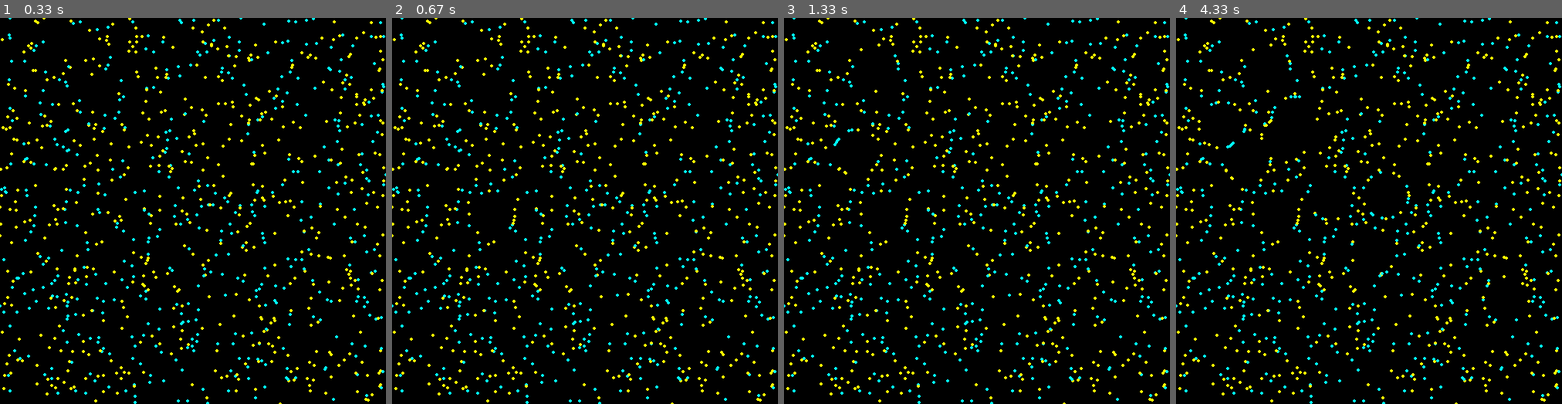
Above: before the commit, frames 1-4 (left to right).
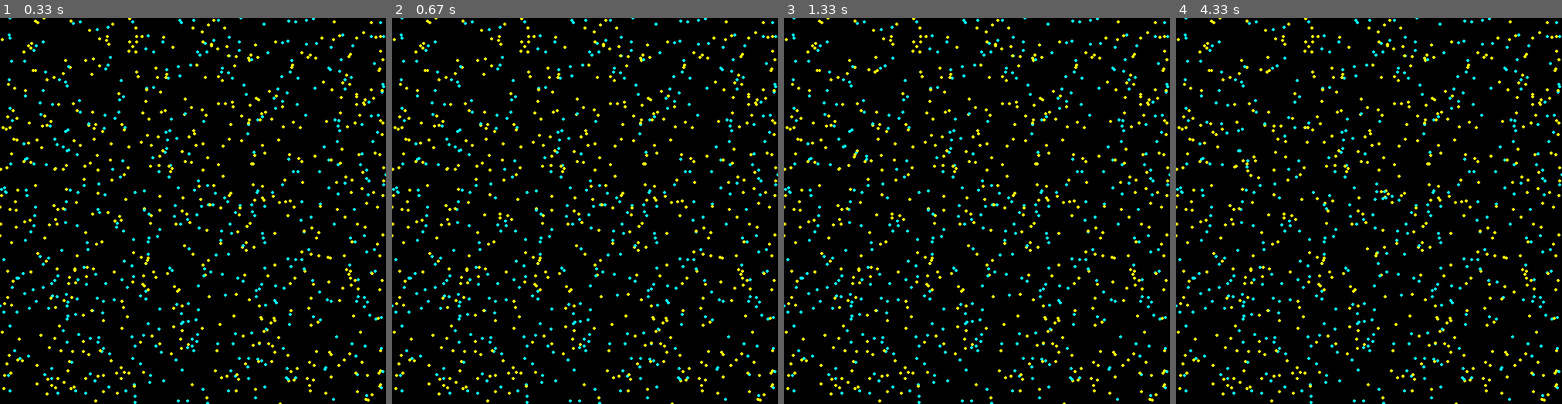
Above: after the commit, the same moments.

Repository: Nikhil-Singla/the-dev-dossier
Game: pygame game, started from game_dev/lifeSystemProgramming.py
Same seed, same stepped clock (60 frames per second), same inputs: the game is played once before the commit and once after it.
Inputs (mouse positions are in pixels of both pictures, inside the frame that each line leads up to):
- Up to frame 1 (0.33 s): no input
- Up to frame 2 (0.67 s): press the mouse at (585, 238) at 0.37 s; move the mouse to (538, 226) at 0.47 s; release the mouse at (492, 214) at 0.6 s
- Up to frame 3 (1.33 s): click (857, 153) at 0.72 s; click (876, 68) at 1.05 s
- Up to frame 4 (4.33 s): click (1372, 253) at 1.38 s; click (1314, 129) at 1.72 s; click (1222, 126) at 2.05 s; click (1249, 160) at 2.38 s; click (1384, 195) at 2.72 s; click (1507, 299) at 3.05 s; click (1284, 141) at 3.38 s; click (1330, 195) at 3.72 s; click (1295, 118) at 4.05 s

Frame 1 is identical in both runs. In frame 2, 0.1% of the frame differs, in the area x 19-33%, y 44-56%; in frame 3, 0.3%; in frame 4, 1.0%, in the area x 5-92%, y 6-79%.

Commit message:
Adding gravity and setting default radius for future expansion

Diff:
--- a/game_dev/lifeSystemProgramming.py
+++ b/game_dev/lifeSystemProgramming.py
@@ -28,6 +28,7 @@
 
 list_P = []
 radius = 30
+
 class Particle():
     def __init__(self, color):
         self.x = random.randint(0, 500)
@@ -60,19 +61,19 @@
 
     return particles
 
-def push(pos, p, radius):
+def push(pos, p, radius = 30, g = -1):
     dx = p.x - pos[0]
     dy = p.y - pos[1]
     dist = sqrt(dx*dx + dy*dy)
     dx /= dist
     dy /= dist
     diff = radius - dist
-    ## Equation of line = y - p.y = slope*(x - p.x)
+    ## In Vector Theory, Finding v / |v| and then using this unit vector and adding it to base one.
     if diff > 0:
-        print(pos)
-        p.x += diff*dx
-        p.y += diff*dy
-
+    ## Attraction Force with gravity when g > 0
+        p.x += diff*dx*g
+        p.y += diff*dy*g
+    ## Repulsion Force with gravity when g < 0
 
 moveFunc = False
 gameState = True ## Game Running
@@ -105,7 +106,7 @@
 
     for particle in list_P:
             pygame.draw.circle(screen, particle.col, (particle.x, particle.y), 2)
-##            if moveFunc == True:
+            ##if moveFunc == True:
 
     pygame.display.flip() ## Update the content of the entire display
     timer.tick(frameRate) ## Tick at the specified framerate
